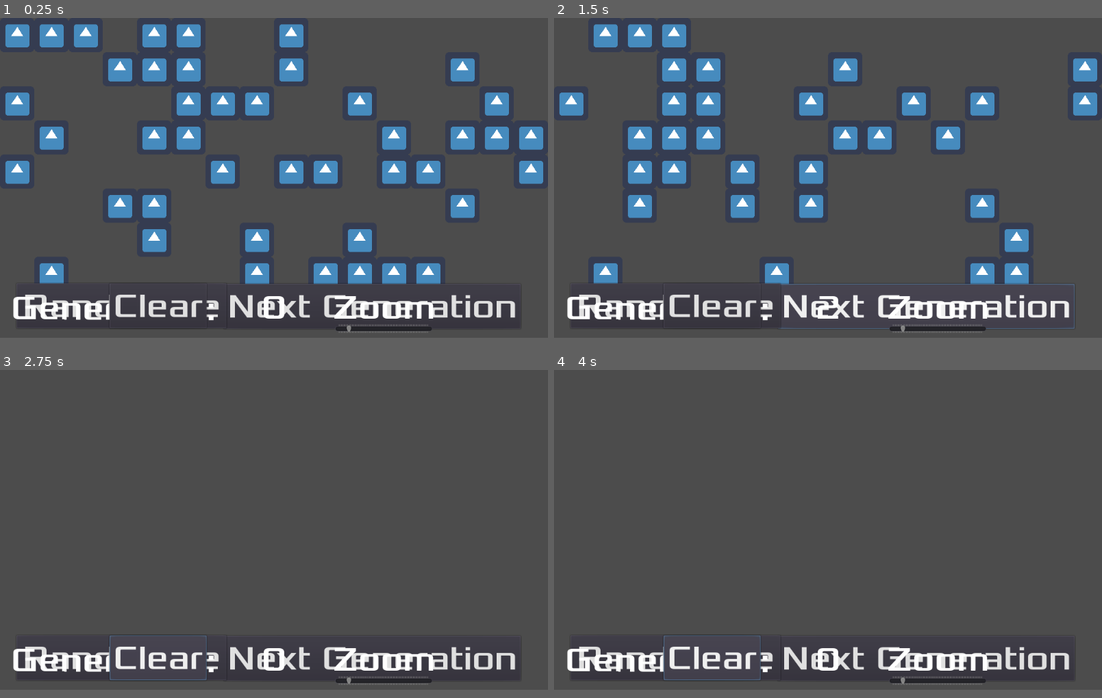
Above: before the commit, frames 1-4 (two rows, left to right).
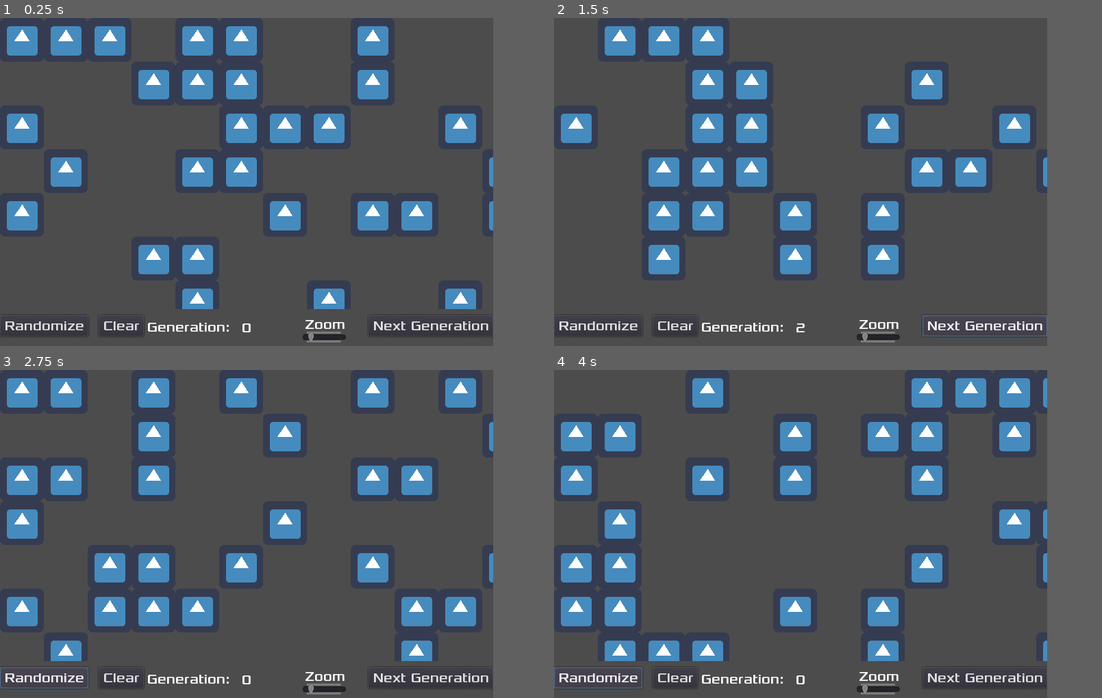
Above: after the commit, the same moments.

Repository: albertomsp/godot-game-of-life
Game: Godot game, scene res://src/Main.tscn
Same seed, same stepped clock (60 frames per second), same inputs: the game is played once before the commit and once after it. The engine's default icon, where the game draws it, is replaced by a stand-in: a white triangle on a blue panel in a dark square.
Inputs:
- Up to frame 1 (0.25 s): no input
- Up to frame 2 (1.5 s): click "Next Generation" at 0.5 s; click "Next Generation" at 1.25 s
- Up to frame 3 (2.75 s): click "Randomize" at 2 s
- Up to frame 4 (4 s): click "Clear" at 2.75 s; click "Randomize" at 3.5 s
In our replay, the window is 800x468 before the commit and 720x480 after it. These sizes can differ from the game's own. Grey fills any space a smaller window leaves; there, only what the larger window draws over its background counts as a difference.

The runs differ from the first frame. In frame 1, 27% of the frame differs, in the area x 1-100%, y 1-99%; in frame 2, 23%; in frame 3, 18%; in frame 4, 17%.

Commit message:
Fixing resolution to support resizing

Diff:
--- a/project.godot
+++ b/project.godot
@@ -19,6 +19,13 @@
 run/main_scene="res://src/Main.tscn"
 config/icon="res://icon.png"
 
+[display]
+
+window/size/width=720
+window/size/height=480
+window/stretch/mode="2d"
+window/stretch/aspect="expand"
+
 [editor_plugins]
 
 enabled=PoolStringArray( "gut" )
--- a/src/HUD.tscn
+++ b/src/HUD.tscn
@@ -4,7 +4,7 @@
 [ext_resource path="res://assets/fonts/Xolonium-Regular.ttf" type="DynamicFontData" id=2]
 
 [sub_resource type="DynamicFont" id=1]
-size = 64
+size = 20
 font_data = ExtResource( 2 )
 
 [node name="HUD" type="CanvasLayer"]
@@ -14,19 +14,19 @@
 anchor_top = 0.9
 anchor_right = 1.0
 anchor_bottom = 1.0
+margin_top = -6.0
 color = Color( 0.301961, 0.301961, 0.301961, 1 )
 __meta__ = {
 "_edit_use_anchors_": false
 }
 
 [node name="NextGenButton" type="Button" parent="."]
-anchor_left = 0.95
+anchor_left = 1.0
 anchor_top = 0.97
-anchor_right = 0.95
+anchor_right = 1.0
 anchor_bottom = 0.97
-margin_left = -555.0
-margin_top = -83.0089
-margin_bottom = 0.991089
+margin_left = -182.0
+margin_top = -31.0
 custom_fonts/font = SubResource( 1 )
 text = "Next Generation"
 __meta__ = {
@@ -34,12 +34,10 @@
 }
 
 [node name="PopulateRandom" type="Button" parent="."]
-anchor_left = 0.03
 anchor_top = 0.97
-anchor_right = 0.04
 anchor_bottom = 0.97
-margin_top = -84.0
-margin_right = 382.0
+margin_top = -31.0
+margin_right = 129.0
 custom_fonts/font = SubResource( 1 )
 text = "Randomize"
 __meta__ = {
@@ -47,13 +45,13 @@
 }
 
 [node name="GenerationCounter" type="Label" parent="."]
-anchor_left = 0.5
+anchor_left = 0.499592
 anchor_top = 0.97
-anchor_right = 0.5
+anchor_right = 0.499592
 anchor_bottom = 0.97
-margin_left = -22.5
-margin_top = -78.0
-margin_right = 22.5
+margin_left = -7.0
+margin_top = -25.0
+margin_right = 7.0
 rect_rotation = 0.387913
 custom_fonts/font = SubResource( 1 )
 text = "0"
@@ -67,10 +65,10 @@
 anchor_top = 1.0
 anchor_right = 0.5
 anchor_bottom = 1.0
-margin_left = -491.373
-margin_top = -74.2416
-margin_right = -86.3734
-margin_bottom = 3.75842
+margin_left = -145.903
+margin_top = -25.0542
+margin_right = -18.9031
+margin_bottom = -0.054245
 custom_fonts/font = SubResource( 1 )
 text = "Generation: "
 __meta__ = {
@@ -82,8 +80,8 @@
 anchor_top = 0.97
 anchor_right = 0.2
 anchor_bottom = 0.97
-margin_top = -84.0
-margin_right = 181.0
+margin_top = -31.0
+margin_right = 66.0
 custom_fonts/font = SubResource( 1 )
 text = "Clear"
 __meta__ = {
@@ -92,12 +90,11 @@
 
 [node name="Label" type="Label" parent="."]
 anchor_left = 0.7
-anchor_top = 0.97
+anchor_top = 0.96
 anchor_right = 0.7
-anchor_bottom = 0.97
-margin_left = -96.0
-margin_top = -78.0
-margin_right = 96.0
+anchor_bottom = 0.96
+margin_left = -59.0
+margin_top = -25.0
 custom_fonts/font = SubResource( 1 )
 text = "Zoom"
 __meta__ = {
@@ -106,10 +103,10 @@
 }
 
 [node name="HSlider" type="HSlider" parent="Label"]
-margin_left = 4.80243
-margin_top = 71.2527
-margin_right = 187.802
-margin_bottom = 87.2527
+margin_left = -4.09705
+margin_top = 22.5801
+margin_right = 60.903
+margin_bottom = 38.5801
 min_value = 0.5
 max_value = 5.0
 step = 0.1
Not shown, changed: export_presets.cfg
